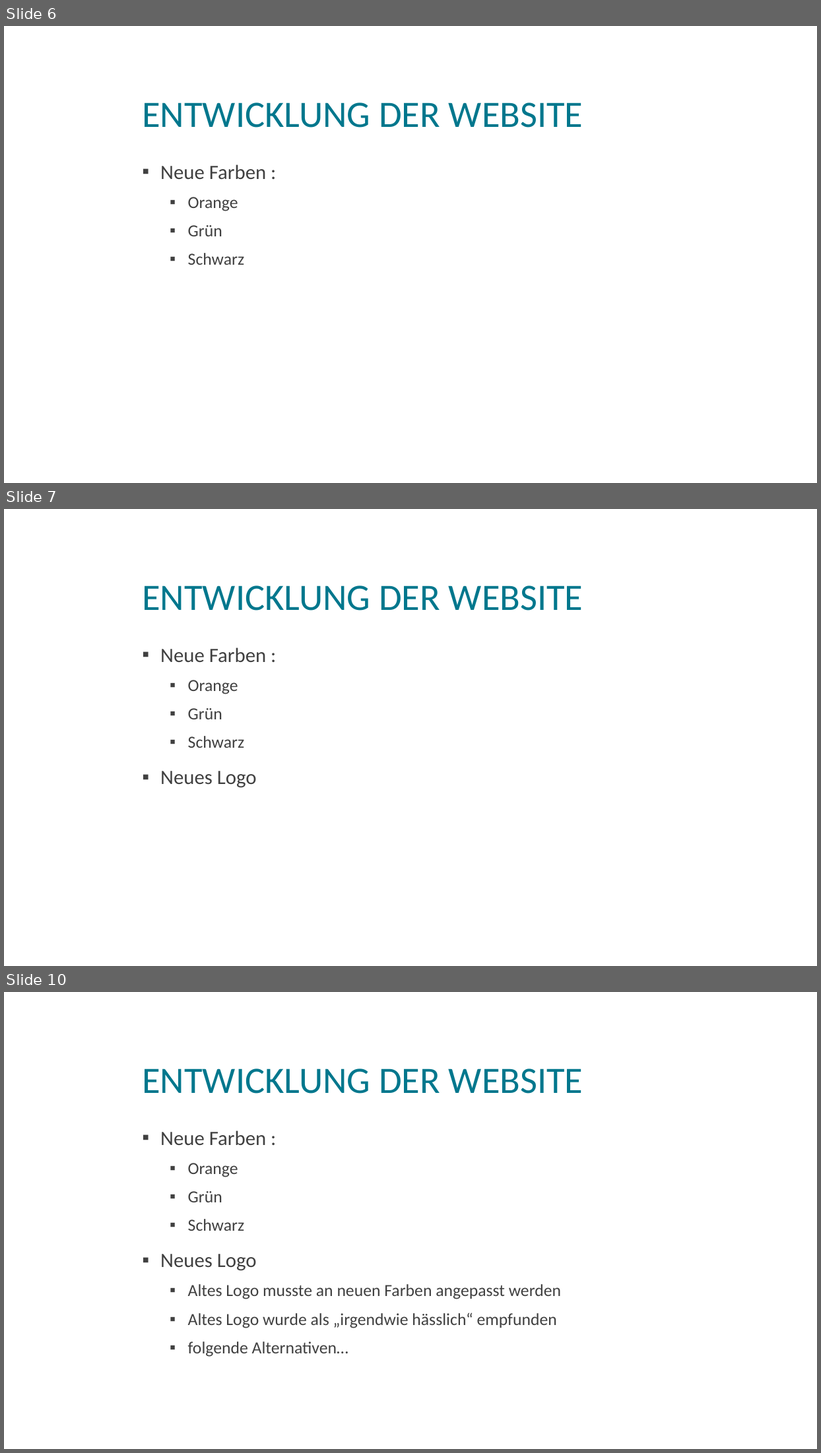
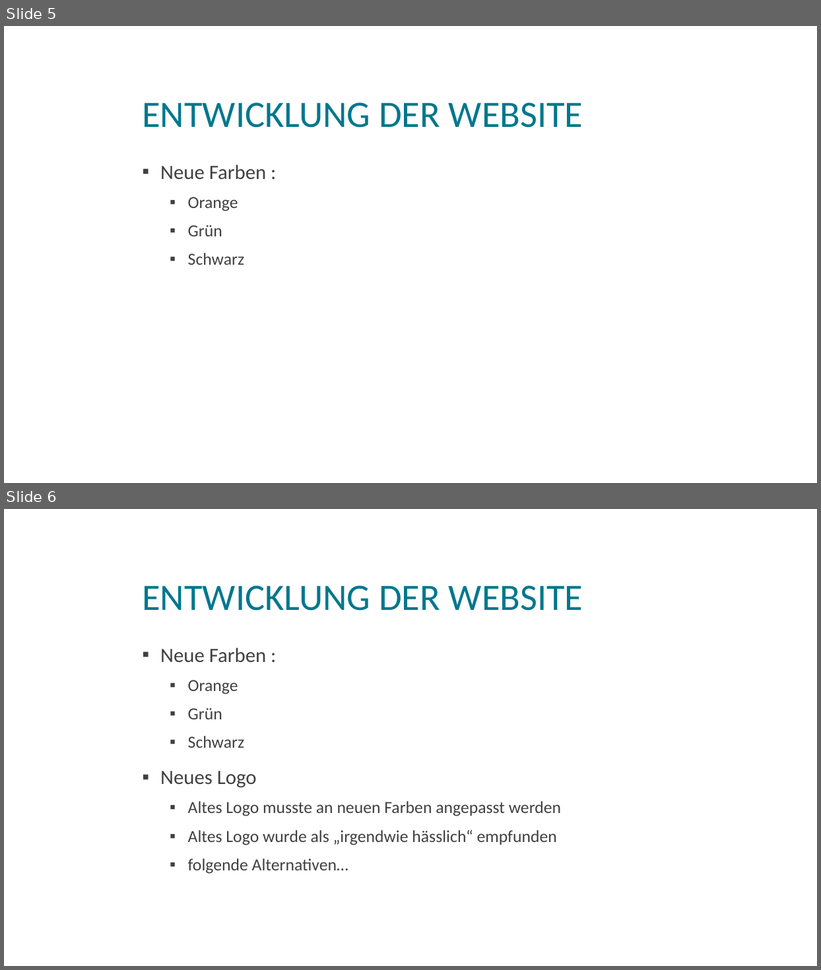
Before and after one commit to magharmi/StudentenFuerStudenten, a slide deck: websitePPneu.pptx. Shown one above the other, each under a label of ours: slides 6, 7 and 10 before the commit, slides 5 and 6 after it; the slides between them are not shown. The pictures are 821x1453 and 821x970 pixels, drawn with LibreOffice and Linux fonts; fonts in the diff are those of the drawing; background and template pictures are left out. Boxes give left, top, right and bottom in pixels: in the first picture for what was removed or moved away, otherwise in the second. Text is boxed around its words. In the diff, an @@ line names an element or a change of style, - is before the commit and + after.

```diff
--- a/websitePPneu.pptx
+++ b/websitePPneu.pptx
@@ slide 7 removed at <box>4,509,817,966</box>, background picture (left out) @@
@@ title removed at <box>142,586,583,611</box> @@
-ENTWICKLUNG DER WEBSITE
@@ text removed at <box>160,648,266,788</box> @@
-▪ Neue Farben :
-  ▪ Orange
-  ▪ Grün
-  ▪ Schwarz
-▪ Neues Logo
@@ what was slide 6 is now slide 5 @@
@@ what was slide 10 is now slide 6 @@
```
Also in this commit, not shown: 13 slides changed, 1 slide added, 7 other slides removed, 2 other files.
